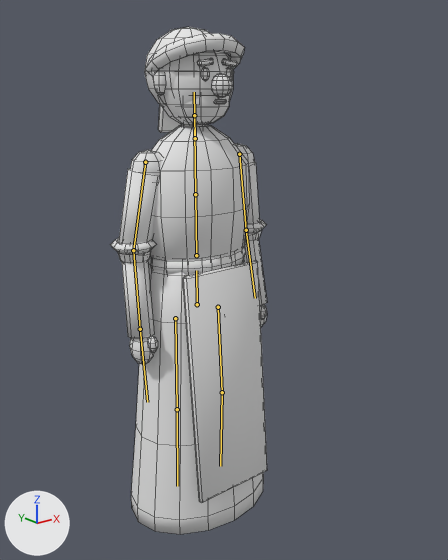
Renders of the FBX model Assets/_Project/Art/NPC/NPC_KoyluKadin.fbx from each side of a commit.
Camera for both pictures: a camera (50 mm lens) standing at (-1.181, -1.623, 1.486) and looking at (0.0, -0.145, 0.895). Arrows for +X, +Y and +Z are at lower left; the lights stay in place. The picture after the commit comes second. The bones that change, and the others that lie on the model, are drawn over the model as lines. Mesh edges are drawn as thin lines.

The first picture shows 'NPC_KoyluKadin_Govde'.
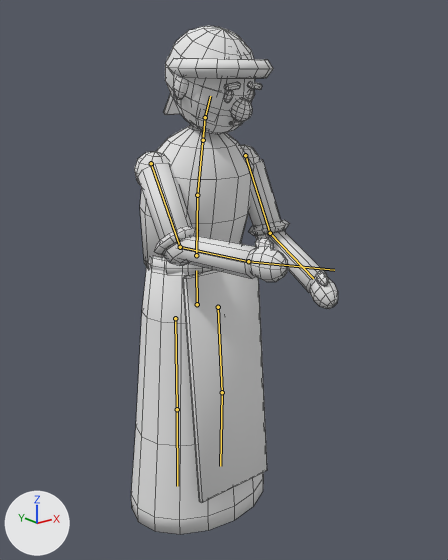
The newer file adds an action. The first version stands in its rest pose; the second is drawn at frame 14 of the action 'KoyluKadin_Calis_Dongu'.

The change, as JSON lines over the scene's bpy script:
```json
{"block": "bone_omurga", "where": "bone_omurga = bpy.data.objects['NPC_KoyluKadin'].pose.bones['Omurga']  # child of 'Kalca'"}
{"op": "set", "path": "bone_omurga.rotation_quaternion", "old": "(1.0, 0.0, 0.0, 0.0)", "new": "(1.0, 0.026, 0.0, 0.0)", "note": "degrees (0, 0, 0) -> degrees (3, 0, 0)"}
{"block": "bone_gogus", "where": "bone_gogus = bpy.data.objects['NPC_KoyluKadin'].pose.bones['Gogus']  # child of 'Omurga'"}
{"op": "set", "path": "bone_gogus.rotation_quaternion", "old": "(1.0, 0.0, 0.0, 0.0)", "new": "(0.998, 0.061, 0.0, 0.0)", "note": "degrees (0, 0, 0) -> degrees (7, 0, 0)"}
{"block": "bone_bas", "where": "bone_bas = bpy.data.objects['NPC_KoyluKadin'].pose.bones['Bas']  # child of 'Boyun'"}
{"op": "set", "path": "bone_bas.rotation_quaternion", "old": "(1.0, 0.0, 0.0, 0.0)", "new": "(0.992, 0.122, 0.034, -0.004)", "note": "degrees (0, 0, 0) -> degrees (14, 4, 0)"}
{"block": "bone_kol_ust_sol", "where": "bone_kol_ust_sol = bpy.data.objects['NPC_KoyluKadin'].pose.bones['Kol_Ust_Sol']  # child of 'Gogus'"}
{"op": "set", "path": "bone_kol_ust_sol.rotation_quaternion", "old": "(1.0, 0.0, 0.0, 0.0)", "new": "(0.972, -0.224, 0.016, -0.068)", "note": "degrees (0, 0, 0) -> degrees (-26, 0, -8)"}
{"block": "bone_kol_alt_sol", "where": "bone_kol_alt_sol = bpy.data.objects['NPC_KoyluKadin'].pose.bones['Kol_Alt_Sol']  # child of 'Kol_Ust_Sol'"}
{"op": "set", "path": "bone_kol_alt_sol.rotation_quaternion", "old": "(1.0, 0.0, 0.0, 0.0)", "new": "(0.94, -0.342, 0.0, 0.0)", "note": "degrees (0, 0, 0) -> degrees (-40, 0, 0)"}
{"block": "bone_kol_ust_sag", "where": "bone_kol_ust_sag = bpy.data.objects['NPC_KoyluKadin'].pose.bones['Kol_Ust_Sag']  # child of 'Gogus'"}
{"op": "set", "path": "bone_kol_ust_sag.rotation_quaternion", "old": "(1.0, 0.0, 0.0, 0.0)", "new": "(0.905, -0.421, -0.024, 0.052)", "note": "degrees (0, 0, 0) -> degrees (-50, 0, 7)"}
{"block": "bone_kol_alt_sag", "where": "bone_kol_alt_sag = bpy.data.objects['NPC_KoyluKadin'].pose.bones['Kol_Alt_Sag']  # child of 'Kol_Ust_Sag'"}
{"op": "set", "path": "bone_kol_alt_sag.rotation_quaternion", "old": "(1.0, 0.0, 0.0, 0.0)", "new": "(0.933, -0.359, 0.0, 0.0)", "note": "degrees (0, 0, 0) -> degrees (-42, 0, 0)"}
{"block": "bone_el_sag", "where": "bone_el_sag = bpy.data.objects['NPC_KoyluKadin'].pose.bones['El_Sag']  # child of 'Kol_Alt_Sag'"}
{"op": "set", "path": "bone_el_sag.rotation_quaternion", "old": "(1.0, 0.0, 0.0, 0.0)", "new": "(0.998, -0.07, 0.0, 0.0)", "note": "degrees (0, 0, 0) -> degrees (-8, 0, 0)"}
```

Pixel boxes [x1, y1, x2, y2] of what changed, in the pictures (448 x 560 px):
```json
{"object": "NPC_KoyluKadin_Govde", "change": "posed", "before": [111, 27, 267, 534], "after": [131, 26, 338, 534], "on screen": "32% wider"}
{"bone": "Omurga", "before": "(196, 255) to (195, 194)", "after": "(196, 255) to (197, 195)"}
{"bone": "Gogus", "before": "(195, 194) to (194, 129)", "after": "(197, 195) to (203, 131)"}
{"bone": "Bas", "before": "(194, 115) to (194, 92)", "after": "(205, 117) to (210, 96)"}
{"bone": "Kol_Ust_Sol", "before": "(239, 154) to (246, 230)", "after": "(245, 155) to (270, 233)"}
{"bone": "Kol_Alt_Sol", "before": "(246, 230) to (255, 298)", "after": "(270, 233) to (313, 278)"}
{"bone": "Kol_Ust_Sag", "before": "(145, 162) to (133, 250)", "after": "(151, 163) to (180, 247)"}
{"bone": "Kol_Alt_Sag", "before": "(133, 250) to (140, 329)", "after": "(180, 247) to (248, 261)"}
{"bone": "El_Sag", "before": "(140, 329) to (147, 402)", "after": "(248, 261) to (334, 270)"}
```
